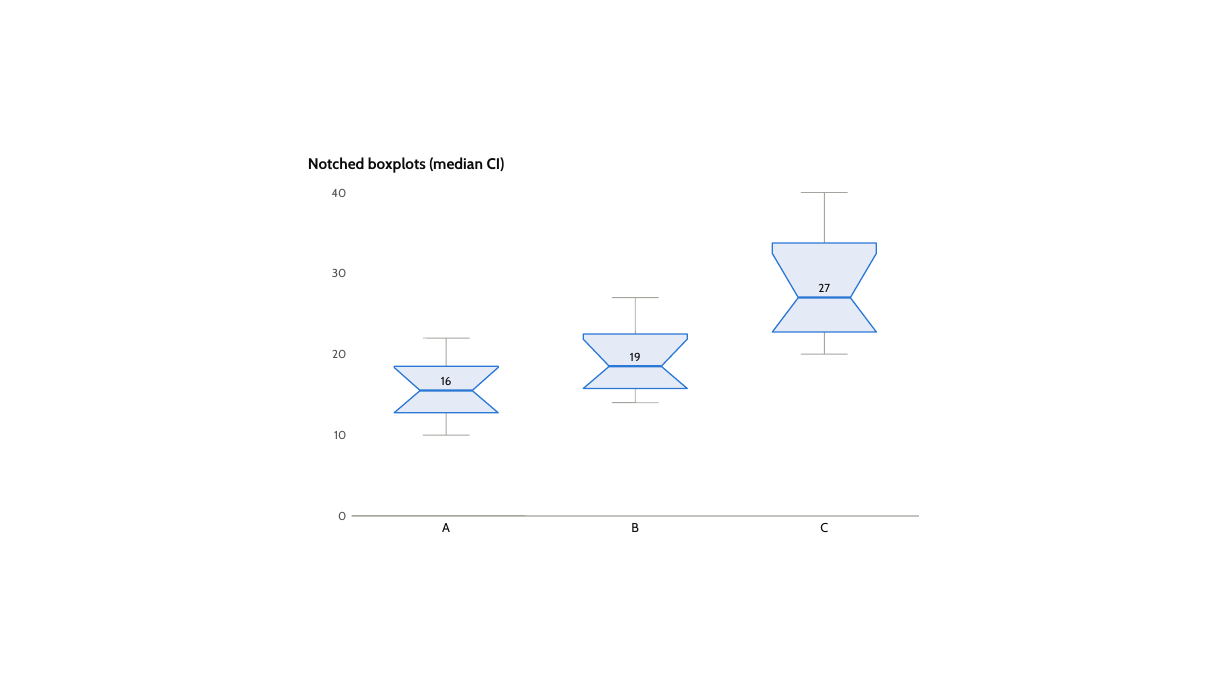
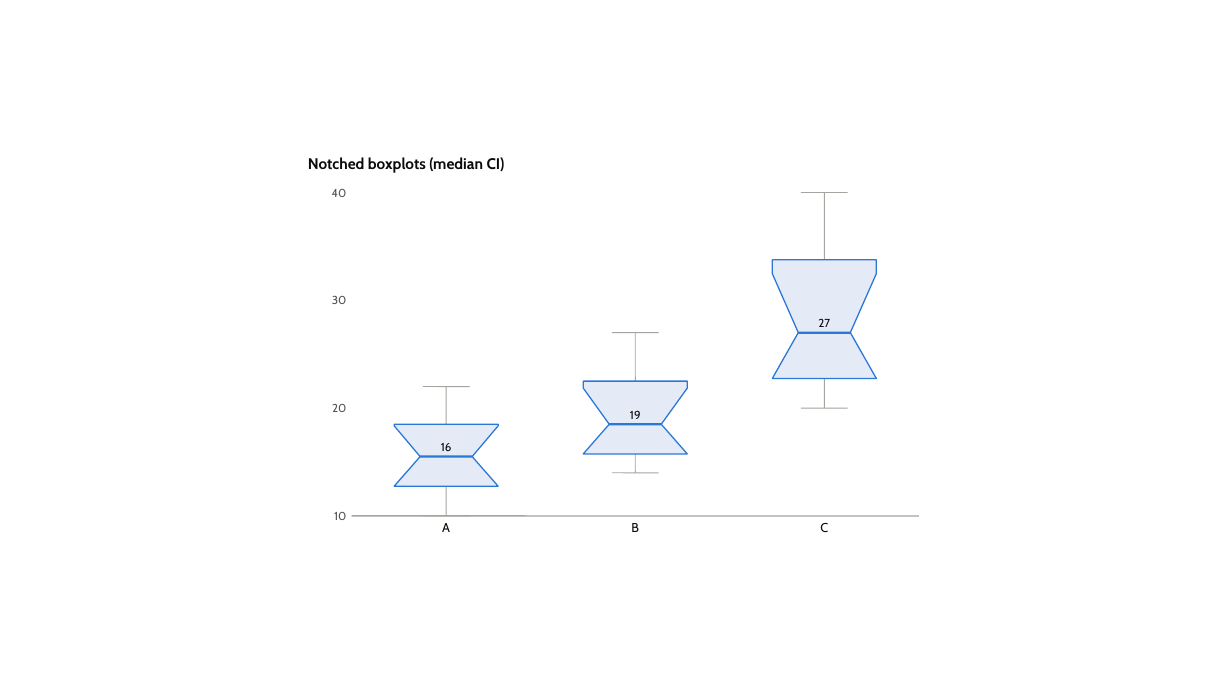
Before and after one commit to dannbleeker/PowerChart, a slide deck: slide 82 of examples/showcase.pptx. Drawn at 1232x693 pixels with LibreOffice and Linux fonts; fonts in the diff are those of the drawing. Boxes give left, top, right and bottom in pixels: in the first picture for what was removed or moved away, otherwise in the second. Text is boxed around its words. In the diff, an @@ line names an element or a change of style, - is before the commit and + after.

```diff
--- a/examples/showcase.pptx
+++ b/examples/showcase.pptx
@@ line moved from (824, 192) - (824, 243) to (824, 192) - (824, 260) @@
@@ freeform shape: place and size @@
-freeform shape at (773,243,877,332)
+freeform shape at (773,260,877,378)
@@ text "30": place and size @@
-text "30" at (332,269,347,277)
+text "30" at (332,296,347,304)
@@ line moved from (635, 298) - (635, 334) to (635, 333) - (635, 381) @@
@@ 2 lines, 1 text: place and size @@
-2 lines, 1 text at (612,283,850,298)
+2 lines, 1 text at (612,318,850,333)
@@ line moved from (423, 338) - (470, 338) to (423, 386) - (470, 386) @@
@@ line moved from (446, 413) - (446, 435) to (446, 386) - (446, 424) @@
@@ freeform shape: place and size @@
-freeform shape at (583,334,688,388)
+freeform shape at (583,381,688,454)
@@ line moved from (824, 332) - (824, 354) to (824, 379) - (824, 409) @@
@@ 2 texts, 1 line: place and size @@
-2 texts, 1 line at (332,350,848,361)
+2 texts, 1 line at (332,404,848,419)
@@ text "16": place and size @@
-text "16" at (441,377,452,385)
+text "16" at (441,443,452,451)
@@ freeform shape: place and size @@
-freeform shape at (395,366,499,412)
+freeform shape at (395,424,499,486)
@@ line moved from (609, 366) - (662, 366) to (609, 424) - (662, 424) @@
@@ line moved from (421, 391) - (472, 391) to (421, 457) - (472, 457) @@
@@ line moved from (612, 403) - (659, 403) to (612, 473) - (659, 473) @@
@@ line moved from (635, 389) - (635, 403) to (635, 454) - (635, 473) @@
@@ text "10": place and size @@
-text "10" at (334,431,346,439)
+text "10" at (334,512,346,520)
@@ line moved from (446, 338) - (446, 366) to (446, 486) - (446, 516) @@
@@ text removed at (338,512,346,520) @@
-0
@@ line moved from (423, 435) - (470, 435) to (423, 516) - (470, 516) @@
```
Also in this commit, not shown: 4 other slides changed, 6 other files.
